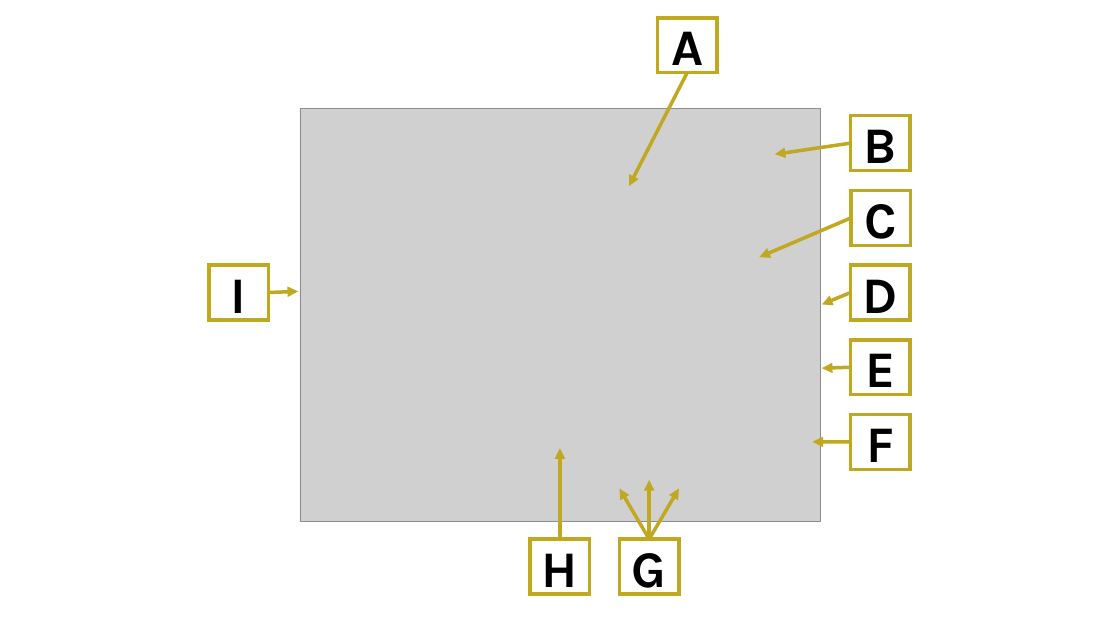
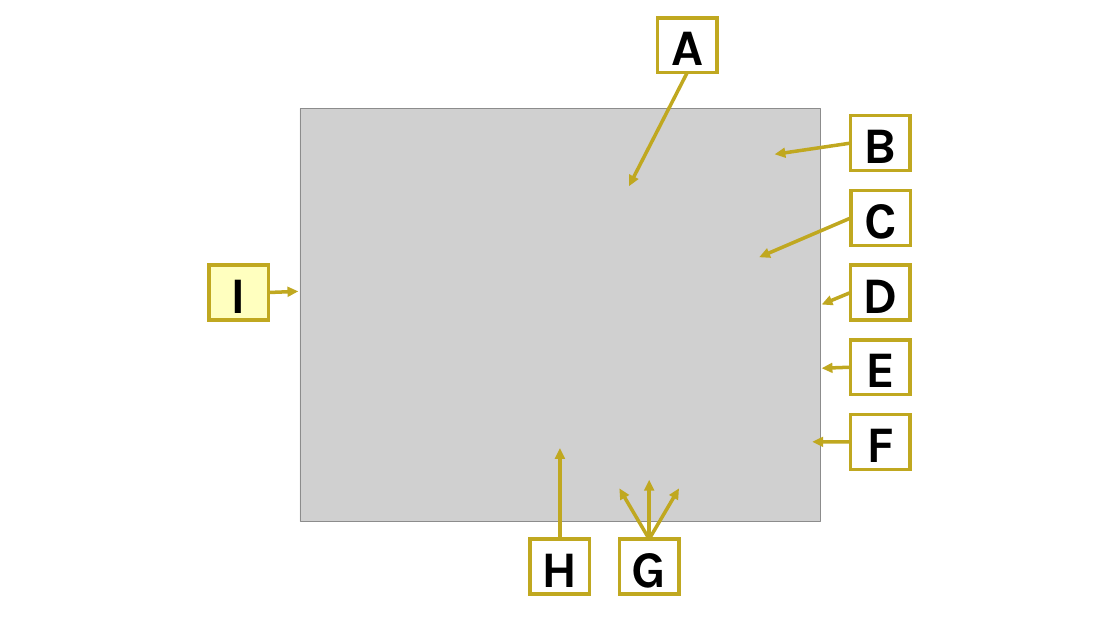
Before and after one commit to piconomix/px-fwlib, a slide deck: slide 1 of doc/images/hero_board/hero_board_top_annotated.pptx. Drawn at 1120x630 pixels with LibreOffice and Linux fonts; fonts in the diff are those of the drawing; grey boxes stand for pictures. Boxes give left, top, right and bottom in pixels: in the first picture for what was removed or moved away, otherwise in the second. Text is boxed around its words. In the diff, an @@ line names an element or a change of style, - is before the commit and + after.

```diff
--- a/doc/images/hero_board/hero_board_top_annotated.pptx
+++ b/doc/images/hero_board/hero_board_top_annotated.pptx
@@ rectangle "I" at (x1=209, y1=266, x2=269, y2=320): fill none to #FFFF00 at 25% opacity @@
```
Also in this commit, not shown: 3 other files.
